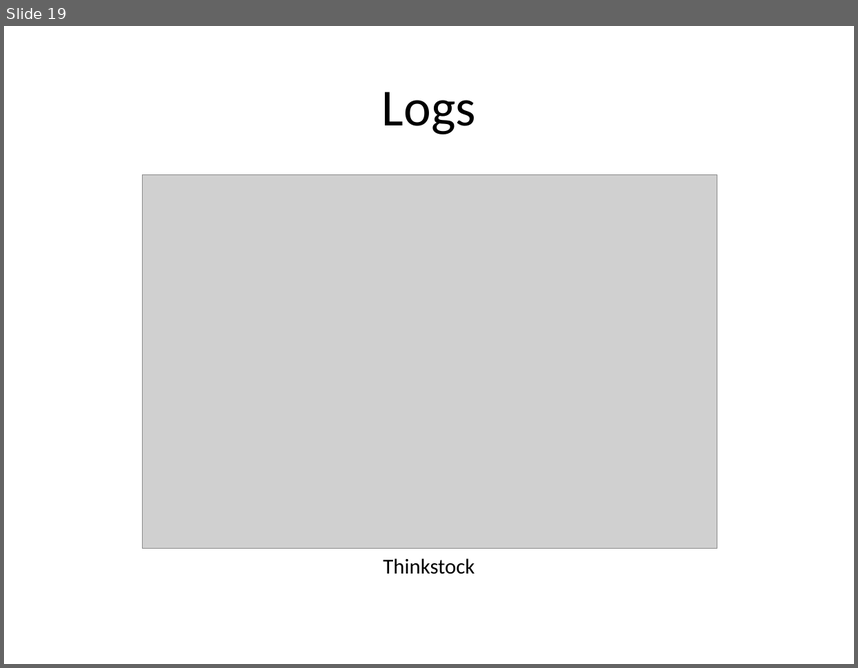
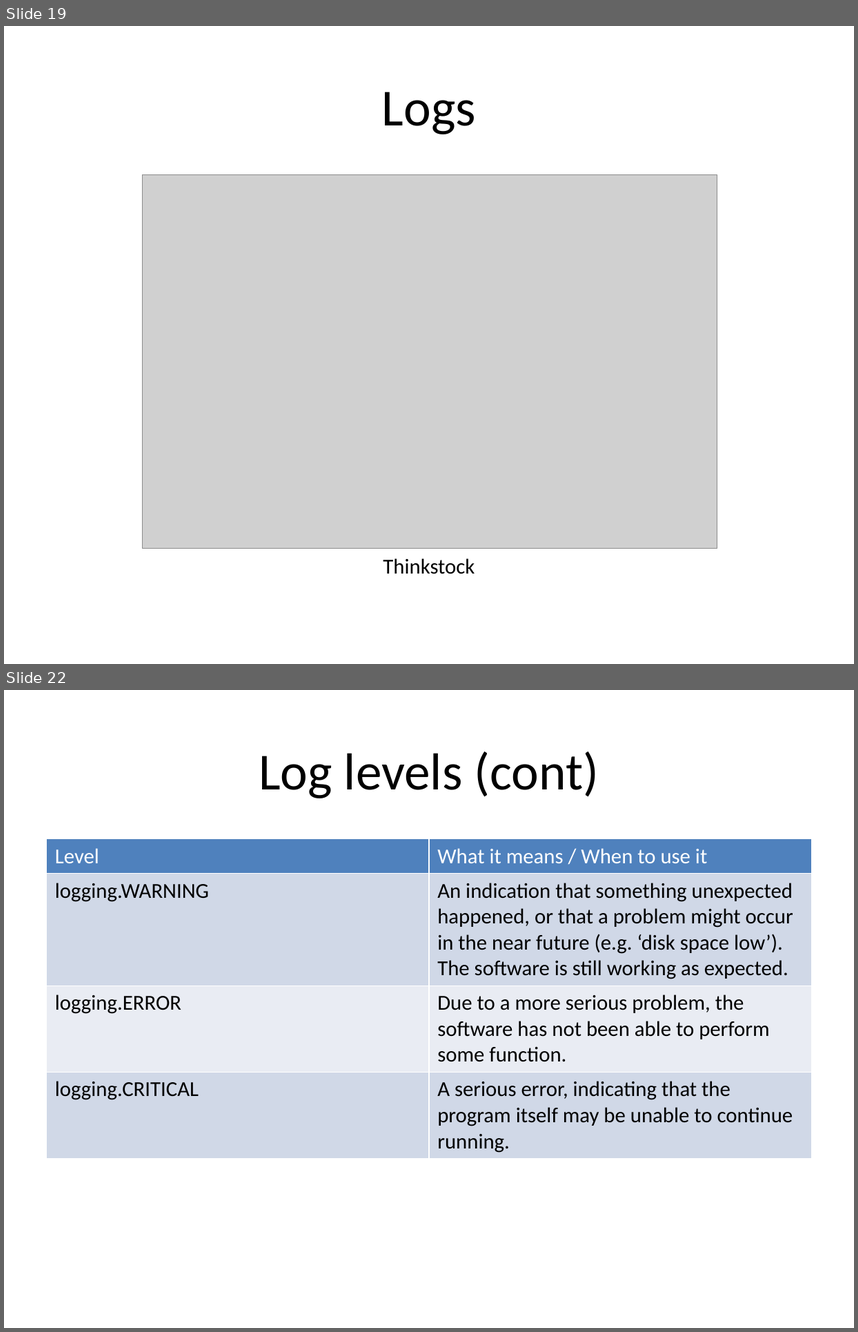
Before and after one commit to rhildred/INFO8985, a slide deck: observability/slides.pptx. Shown one above the other, each under a label of ours: slide 19 before the commit, slides 19 and 22 after it; the slides between them are not shown. The pictures are 858x668 and 858x1332 pixels, drawn with LibreOffice and Linux fonts; fonts in the diff are those of the drawing; grey boxes stand for pictures. Boxes give left, top, right and bottom in pixels: in the first picture for what was removed or moved away, otherwise in the second. Text is boxed around its words. In the diff, an @@ line names an element or a change of style, - is before the commit and + after.

```diff
--- a/observability/slides.pptx
+++ b/observability/slides.pptx
@@ slide 22 added at (4, 690, 854, 1328), background #FFFFFF @@
@@ title added at (259, 751, 599, 798), 44 pt, text #000000 @@
+Log levels (cont)
@@ table added at (47, 839, 811, 1259), 4 rows, 2 columns @@
+Level | What it means / When to use it
+logging.WARNING | An indication that something unexpected happened, or that a problem might occur in the near future (e.g. ‘disk space low’). The software is still working as expected.
+logging.ERROR | Due to a more serious problem, the software has not been able to perform some function.
+logging.CRITICAL | A serious error, indicating that the program itself may be unable to continue running.
```
Also in this commit, not shown: 6 other slides added, 16 other files.
